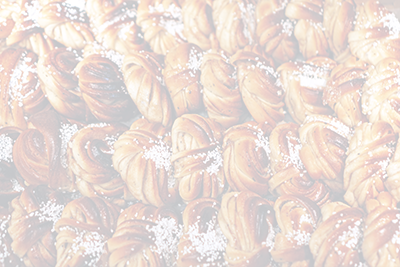
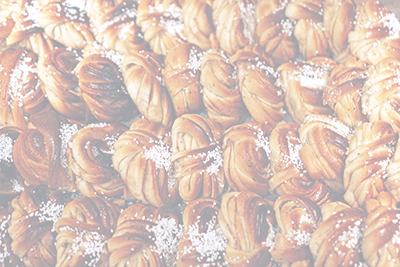
The second (400, 267) image is a revision of the first. Changes to its layers:
"Layer 1": opacity 78% → 64% over [0, 0, 400, 267]
